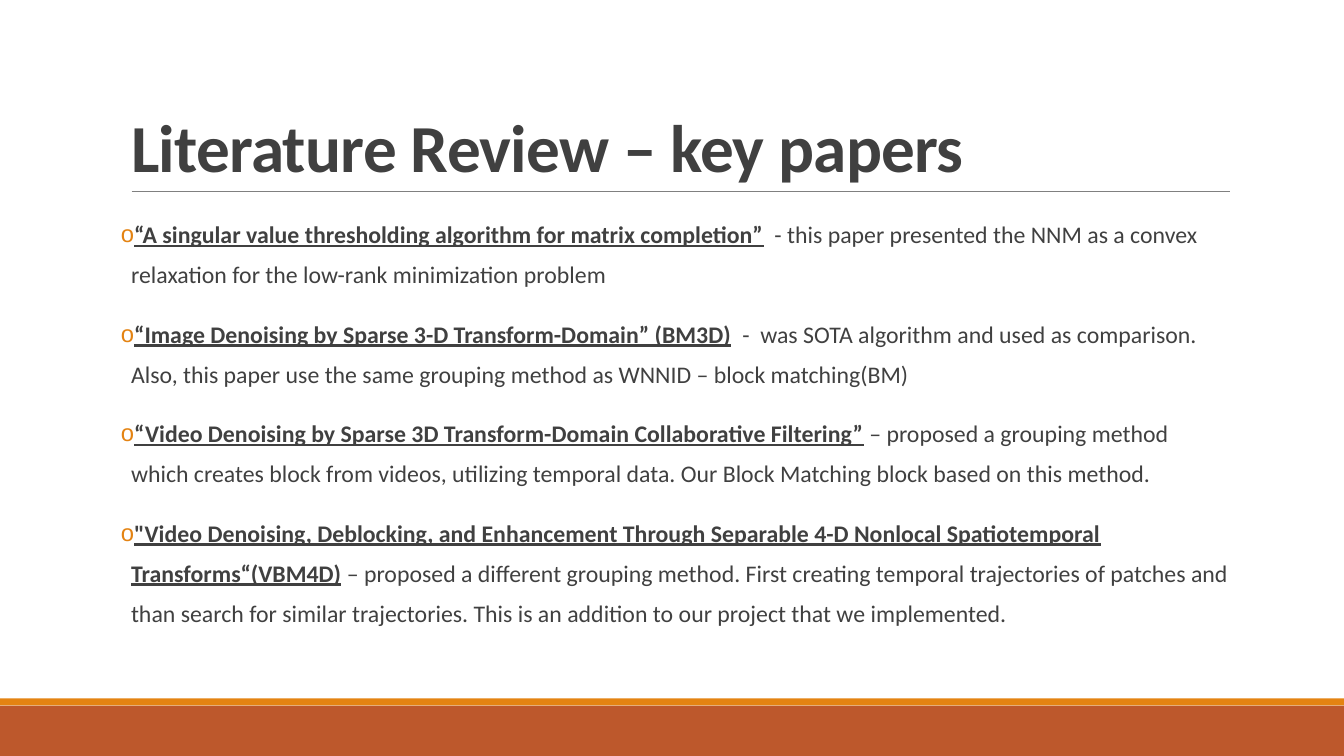
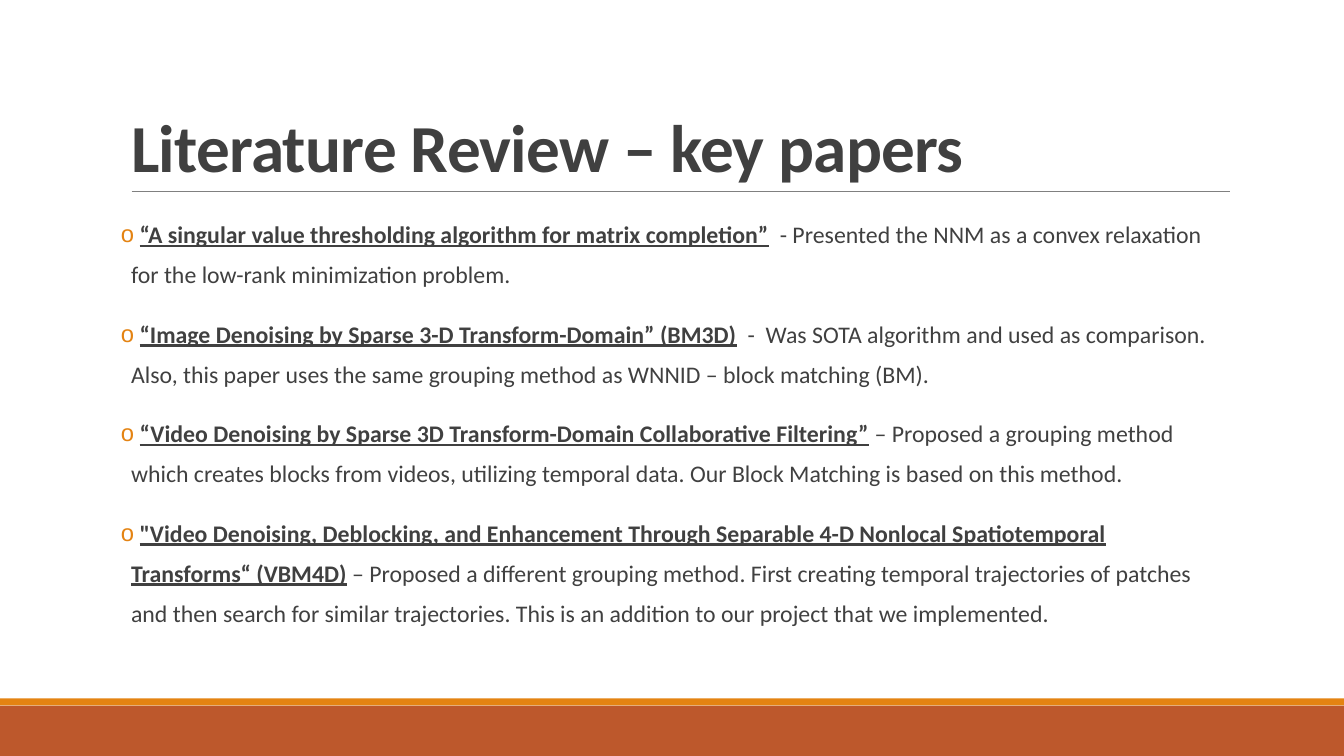
Before and after one commit to roy-hachnochi/WNNM-Video-Denoising, a slide deck: slide 8 of Project Presentation.pptx (slide 7 before the commit). Drawn at 1344x756 pixels with LibreOffice and Linux fonts; fonts in the diff are those of the drawing. Boxes give left, top, right and bottom in pixels: in the first picture for what was removed or moved away, otherwise in the second. Text is boxed around its words. In the diff, an @@ line names an element or a change of style, - is before the commit and + after.

```diff
--- a/Project Presentation.pptx
+++ b/Project Presentation.pptx
@@ text at <box>131,225,1206,626</box>: text changed @@
-o “A singular value thresholding algorithm for matrix completion” - this paper presented the NNM as a convex relaxation for the low-rank minimization problem
-o “Image Denoising by Sparse 3-D Transform-Domain” (BM3D) - was SOTA algorithm and used as comparison. Also, this paper use the same grouping method as WNNID – block matching(BM)
-o “Video Denoising by Sparse 3D Transform-Domain Collaborative Filtering” – proposed a grouping method which creates block from videos, utilizing temporal data. Our Block Matching block based on this method.
-o "Video Denoising, Deblocking, and Enhancement Through Separable 4-D Nonlocal Spatiotemporal Transforms“(VBM4D) – proposed a different grouping method. First creating temporal trajectories of patches and than search for similar trajectories. This is an addition to our project that we implemented.
+o “A singular value thresholding algorithm for matrix completion” - Presented the NNM as a convex relaxation for the low-rank minimization problem.
+o “Image Denoising by Sparse 3-D Transform-Domain” (BM3D) - Was SOTA algorithm and used as comparison. Also, this paper uses the same grouping method as WNNID – block matching (BM).
+o “Video Denoising by Sparse 3D Transform-Domain Collaborative Filtering” – Proposed a grouping method which creates blocks from videos, utilizing temporal data. Our Block Matching is based on this method.
+o "Video Denoising, Deblocking, and Enhancement Through Separable 4-D Nonlocal Spatiotemporal Transforms“ (VBM4D) – Proposed a different grouping method. First creating temporal trajectories of patches and then search for similar trajectories. This is an addition to our project that we implemented.
```
Also in this commit, not shown: 15 other slides changed, 4 slides added, 4 other files.
